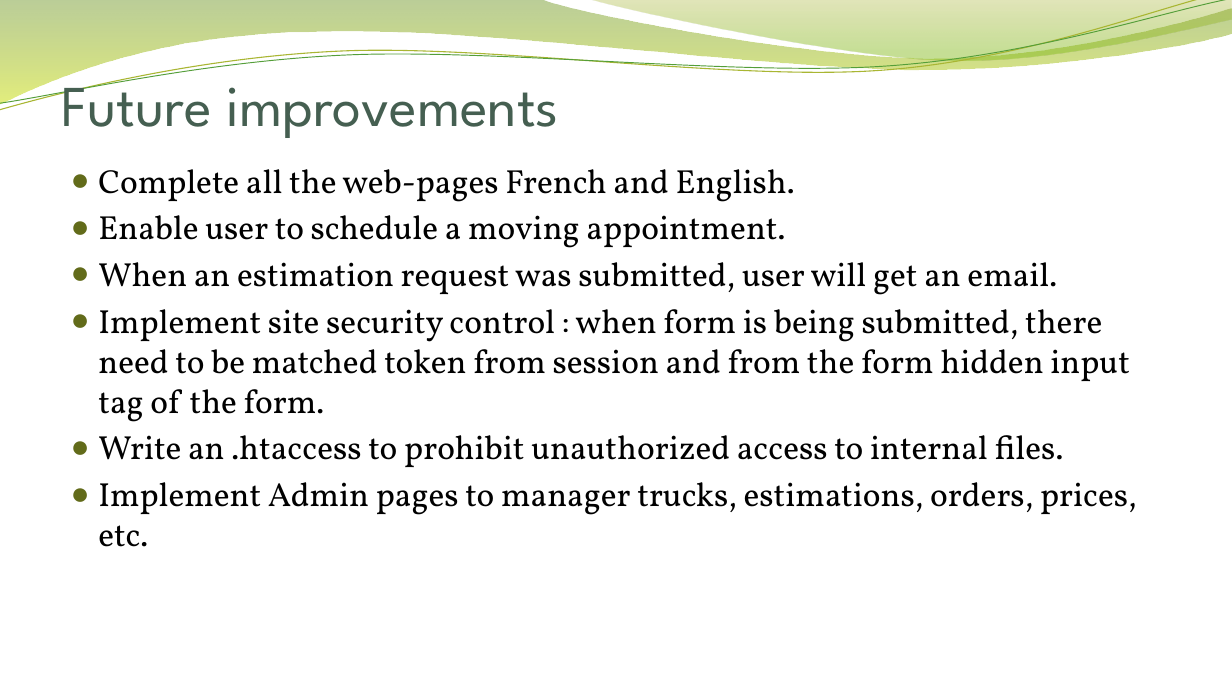
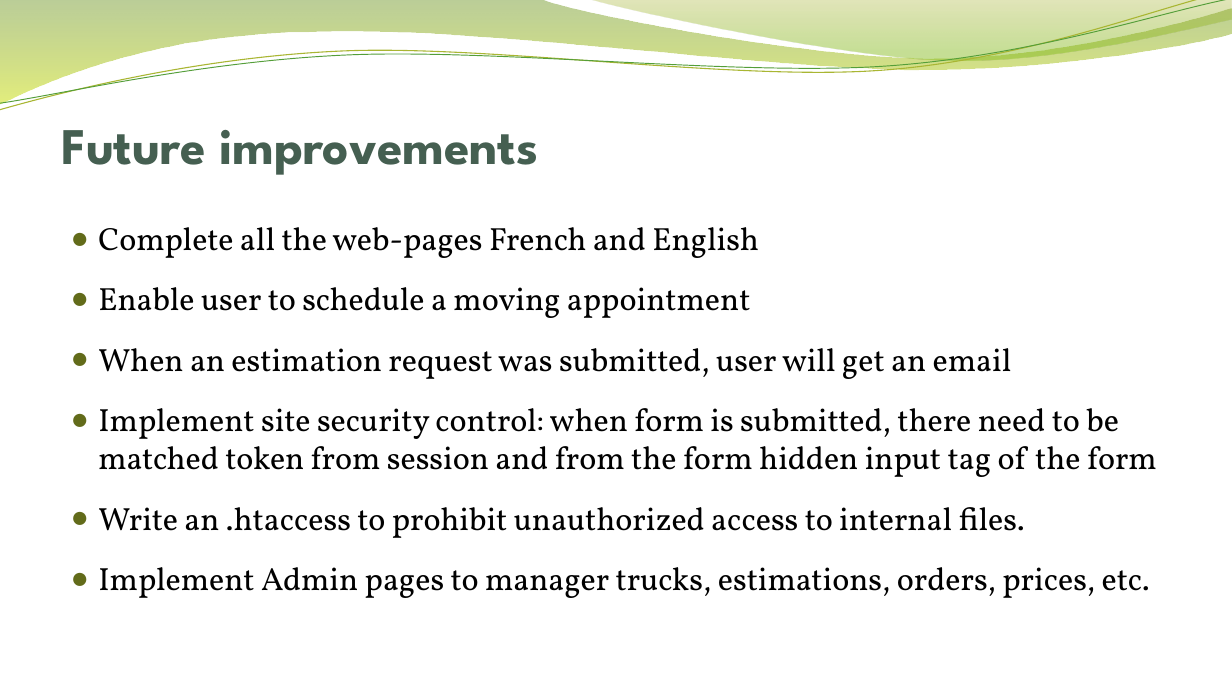
Before and after one commit to QianGaoProject/php, a slide deck: slide 9 of presentation/easy move_DF.pptx. Drawn at 1232x693 pixels with LibreOffice and Linux fonts; fonts in the diff are those of the drawing; background and template pictures are left out. Boxes give left, top, right and bottom in pixels: in the first picture for what was removed or moved away, otherwise in the second. Text is boxed around its words. In the diff, an @@ line names an element or a change of style, - is before the commit and + after.

Commit message:
* web site last version (ARCHIVE) + presentation

```diff
--- a/presentation/easy move_DF.pptx
+++ b/presentation/easy move_DF.pptx
@@ title "Future improvements": place and size @@
-title "Future improvements" at (62, 68, 559, 138)
+title "Future improvements" at (62, 130, 538, 175)
@@ title "Future improvements" at (62, 130, 538, 175): size 45 to 40 pt, bold on @@
@@ text "Complete all the web-pages French ...": place and size @@
-text "Complete all the web-pages French ..." at (98, 169, 1137, 547)
+text "Complete all the web-pages French ..." at (98, 227, 1157, 598)
@@ text at (98, 227, 1157, 477): text changed; size 26 to 25 pt @@
-● Complete all the web-pages French and English.
-● Enable user to schedule a moving appointment.
-● When an estimation request was submitted, user will get an email.
-● Implement site security control : when form is being submitted, there need to be matched token from session and from the form hidden input tag of the form.
+● Complete all the web-pages French and English
+● Enable user to schedule a moving appointment
+● When an estimation request was submitted, user will get an email
+● Implement site security control: when form is submitted, there need to be matched token from session and from the form hidden input tag of the form
@@ text at (98, 507, 1150, 598): size 26 to 25 pt in "Write an .htaccess to prohibit unauthorized access ...", "Implement Admin pages to manager trucks, estimations, ..."; more space between paragraphs @@
```
Also in this commit, not shown: 9 other slides changed, 4 other files.
